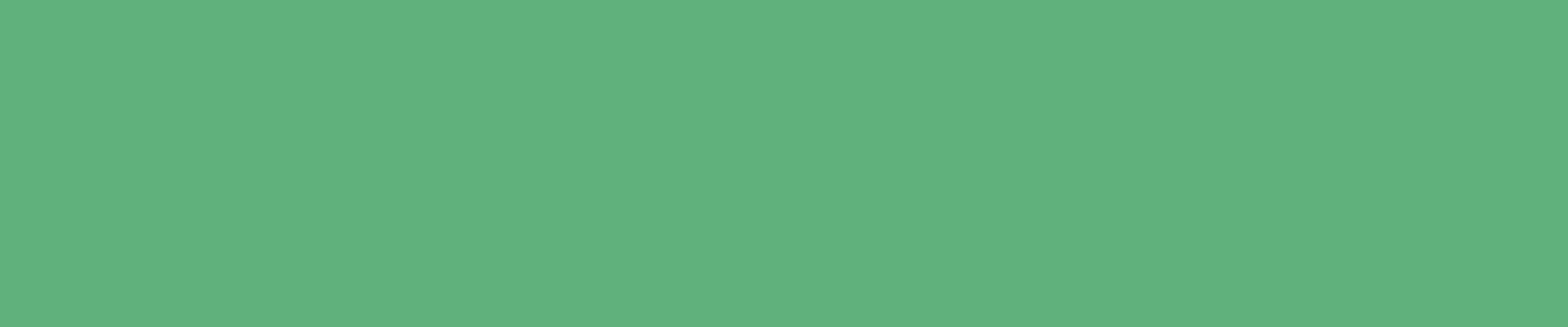
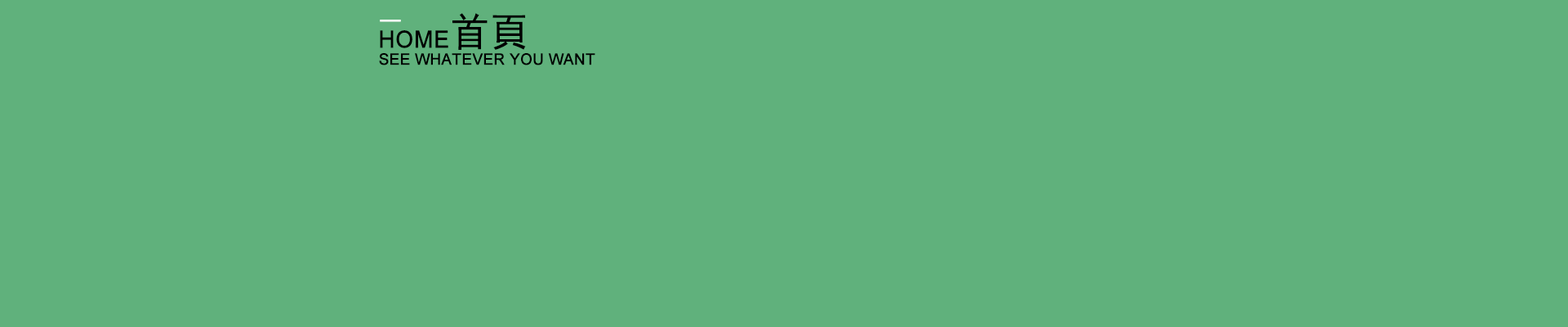
Two versions of the same layered image (1568 × 327). Layer-by-layer changes:
added group "组 1" (2nd of 3, in "组 1") with 4 layers in group "组 1" over [378, 13, 596, 66]
added layer "-" (1st of 2, in "组 1" › "组 1") in group "组 1" over [379, 19, 401, 23]
added layer "SEE WHATEVER YOU WANT" in group "组 1" over [378, 53, 596, 66]
added layer "HOME" in group "组 1" over [379, 30, 449, 49]
added layer "首頁" in group "组 1" over [452, 13, 526, 50]
